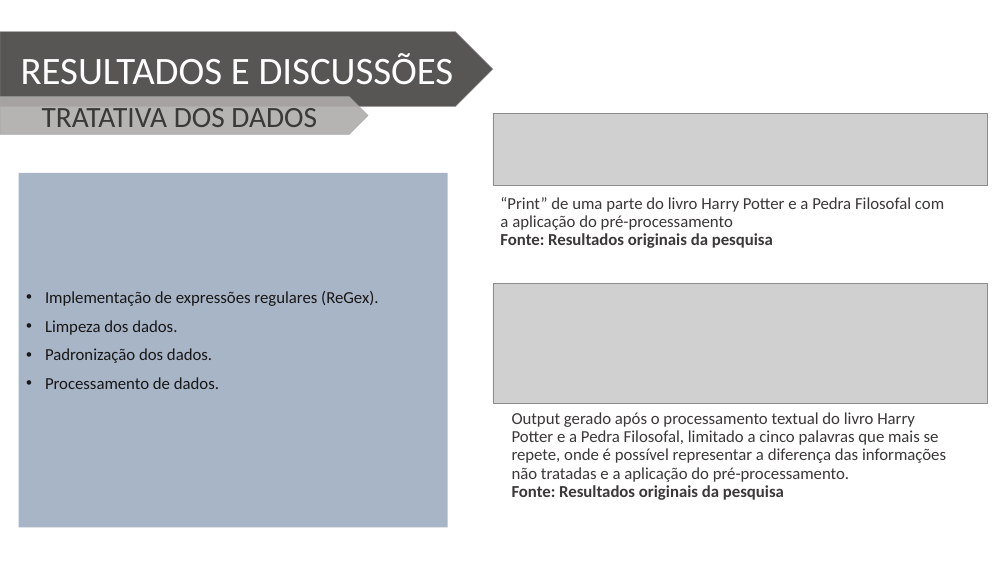
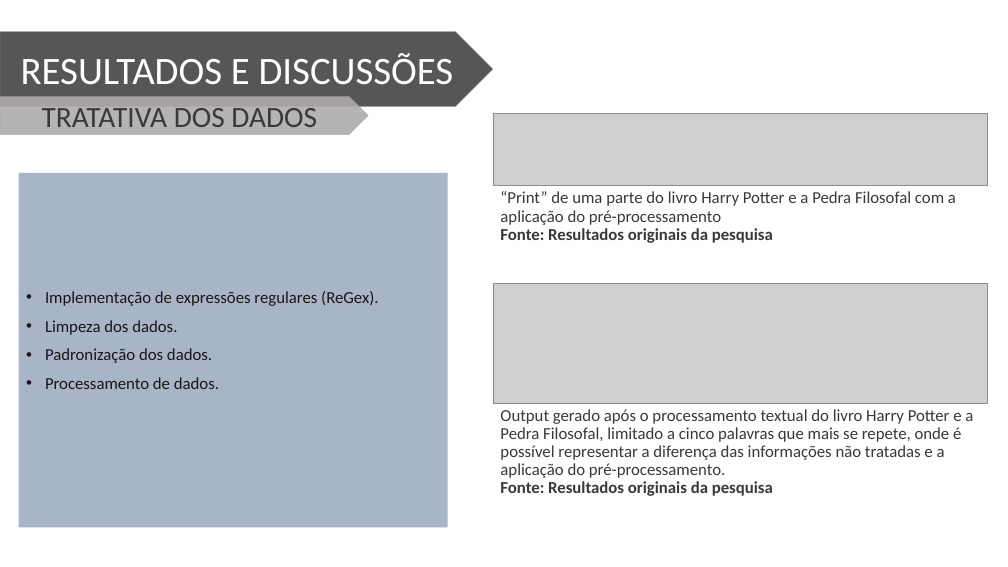
Before and after one commit to Wiryco/Natural-Language-Analysis-And-Processing, a slide deck: slide 8 of Apresentação TCC - Vinícius Andrade Lopes.pptx. Drawn at 1008x567 pixels with LibreOffice and Linux fonts; fonts in the diff are those of the drawing; grey boxes stand for pictures; background and template pictures are left out. Boxes give left, top, right and bottom in pixels: in the first picture for what was removed or moved away, otherwise in the second. Text is boxed around its words. In the diff, an @@ line names an element or a change of style, - is before the commit and + after.

```diff
--- a/Apresentação TCC - Vinícius Andrade Lopes.pptx
+++ b/Apresentação TCC - Vinícius Andrade Lopes.pptx
@@ text "“Print” de uma parte do ..." rewrapped from <box>500,197,944,248</box> to <box>500,191,956,243</box> @@
@@ text "Output gerado após o processamento ..." rewrapped from <box>512,412,946,500</box> to <box>500,409,973,496</box> @@
```
Also in this commit, not shown: 2 other slides changed.
